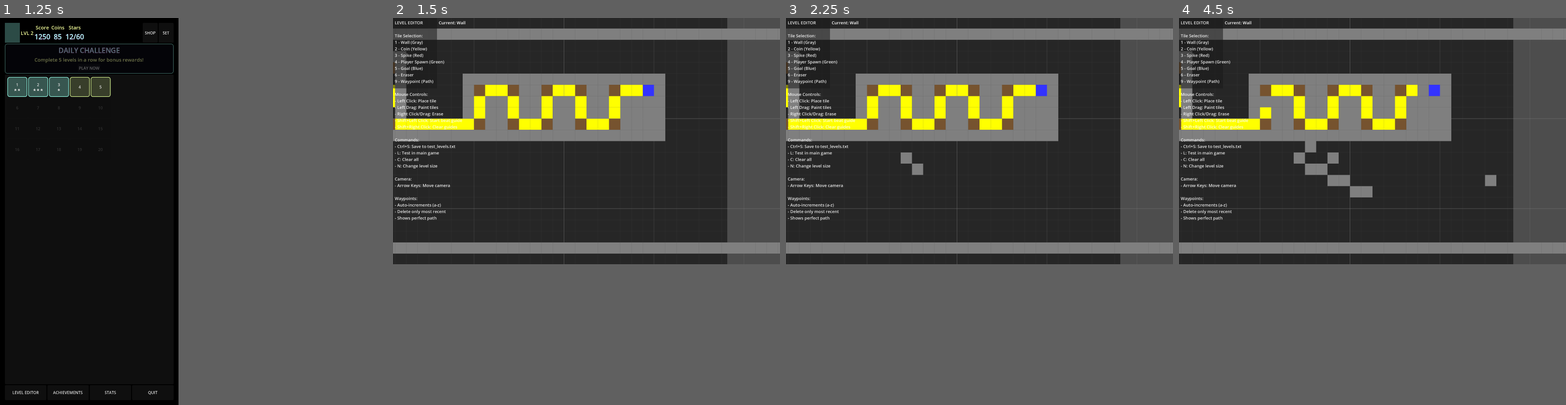
Above: before the commit, frames 1-4 (left to right).
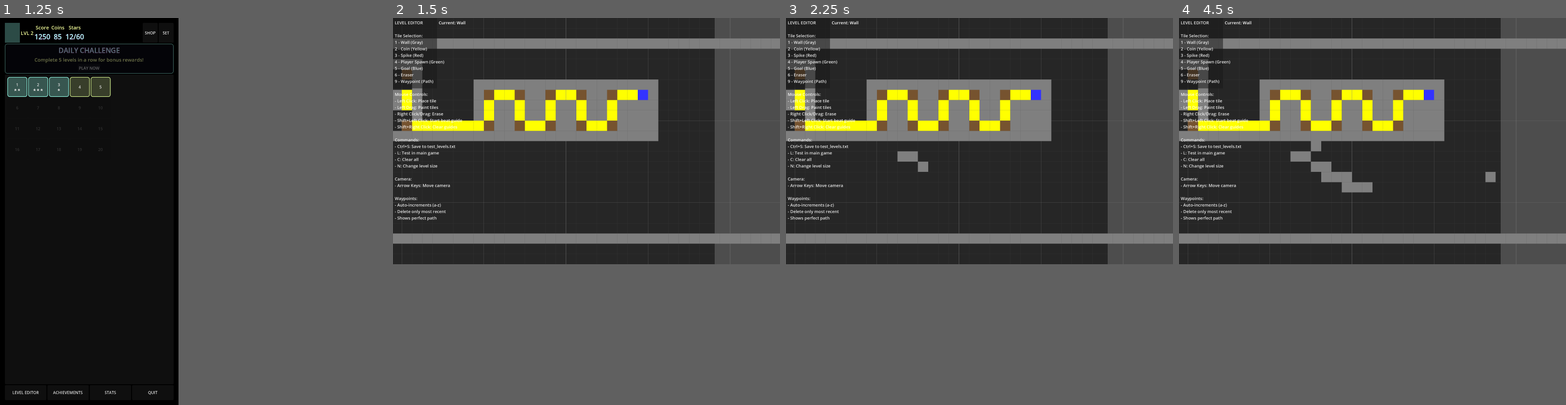
Above: after the commit, the same moments.

Repository: rubiconRiver/tomb-of-the-mask-clone
Game: Godot game, scene res://scenes/TestStart.tscn
Same seed, same stepped clock (60 frames per second), same inputs: the game is played once before the commit and once after it.
Inputs (mouse positions are in pixels of both pictures, inside the frame that each line leads up to):
- Up to frame 1 (1.25 s): tap Enter at 0.5 s; move the mouse to (127, 192) at 0.52 s; hold Right from 0.53 s (still down); hold M from 0.53 s (still down); click (127, 192) at 0.67 s
- Up to frame 2 (1.5 s): release Right at 1.25 s; release M at 1.25 s; click "LEVEL EDITOR" at 1.25 s
- Up to frame 3 (2.25 s): tap Space at 2 s; drag from (840, 230) to (867, 288) at 2.02 s
- Up to frame 4 (4.5 s): tap Enter at 2.75, 4.25 s; move the mouse to (1287, 126) at 2.77 s; hold Right 2.78-3.5 s; tap T at 2.85 s; click (1287, 126) at 2.92 s; tap Space at 3.5 s; drag from (1260, 288) to (1213, 153) at 3.52 s; move the mouse to (1322, 269) at 4.27 s; hold Left from 4.28 s (still down); tap G at 4.35 s; click (1322, 269) at 4.42 s

Frame 1 is identical in both runs. In frame 2, 16% of the frame differs, in the area x 0-100%, y 0-64%; in frame 3, 17%; in frame 4, 17%.

Commit message:
Fix level editor zoom and waypoint management
- Add automatic camera zoom to fit entire level on screen with padding
- Implement waypoint deletion and replacement at any position
- Add rebuild_waypoint_sequence() to maintain proper letter ordering
- Enhance waypoint placement logic for seamless editing workflow

🤖 Generated with [Claude Code](https://claude.ai/code)

Co-Authored-By: Claude <noreply@anthropic.com>

Diff:
--- a/scripts/tools/LevelEditor.gd
+++ b/scripts/tools/LevelEditor.gd
@@ -128,6 +128,21 @@
 	camera.position = Vector2(level_width * GRID_SIZE / 2, level_height * GRID_SIZE / 2)
 	add_child(camera)
 	camera.make_current()
+
+	# Calculate zoom to fit entire level on screen
+	var window_size = get_window().size
+	var level_size = Vector2(level_width * GRID_SIZE, level_height * GRID_SIZE)
+
+	# Add padding (20% border)
+	var padding_factor = 1.2
+	var zoom_x = window_size.x / (level_size.x * padding_factor)
+	var zoom_y = window_size.y / (level_size.y * padding_factor)
+
+	# Use the smaller zoom factor to ensure entire level fits
+	var zoom_factor = min(zoom_x, zoom_y)
+	camera.zoom = Vector2(zoom_factor, zoom_factor)
+
+	print("[LevelEditor] Camera zoom set to: ", zoom_factor, " to fit level size: ", level_size)
 
 func setup_file_dialog():
 	# We won't use FileDialog, just append to a fixed file
@@ -319,13 +334,13 @@
 		# Erase tile - also remove waypoint if present
 		tilemap.set_cell(0, grid_pos, -1)
 		if grid_pos in waypoints:
-			remove_waypoint(grid_pos)
+			remove_waypoint_at_position(grid_pos)  # Use new function for erasers too
 	elif tile_type == TileType.WAYPOINT:
 		# Handle waypoint placement
 		if grid_pos in waypoints:
-			# Already has a waypoint, remove it
+			# Already has a waypoint, remove it and allow replacement
 			var letter = waypoints[grid_pos]
-			remove_waypoint(grid_pos)
+			remove_waypoint_at_position(grid_pos)  # New function for position-specific removal
 			tilemap.set_cell(0, grid_pos, -1)  # Remove the tile
 			print("Removed waypoint '", letter, "' at ", grid_pos)
 			return
@@ -393,28 +408,46 @@
 	var letter = waypoints[grid_pos]
 	var index = waypoint_order.find(grid_pos)
 
-	# Only allow removing the most recent waypoint
+	# Only allow removing the most recent waypoint (for keyboard usage)
 	if index == waypoint_order.size() - 1:
-		waypoints.erase(grid_pos)
-		waypoint_order.remove_at(index)
-
-		# Roll back to previous letter
-		if waypoint_order.size() == 0:
-			next_waypoint_letter = 'a'
-		else:
-			# Get the last waypoint's letter and advance from there
-			var last_pos = waypoint_order[-1]
-			var last_letter = waypoints[last_pos]
-			var next_char_code = last_letter.unicode_at(0) + 1
-			if next_char_code <= 'z'.unicode_at(0):
-				next_waypoint_letter = char(next_char_code)
-			else:
-				next_waypoint_letter = 'z'  # Cap at 'z'
-
-		update_current_tile_display()
-		queue_redraw()
+		remove_waypoint_at_position(grid_pos)
 	else:
 		print("Can only remove the most recent waypoint (currently '%s')" % [waypoints[waypoint_order[-1]]])
+
+func remove_waypoint_at_position(grid_pos: Vector2i):
+	# New function: Remove waypoint at any position and rebuild sequence
+	if not grid_pos in waypoints:
+		return
+
+	var letter = waypoints[grid_pos]
+	var index = waypoint_order.find(grid_pos)
+
+	# Remove the waypoint
+	waypoints.erase(grid_pos)
+	waypoint_order.remove_at(index)
+
+	# Rebuild the waypoint letter sequence to maintain order
+	rebuild_waypoint_sequence()
+
+	update_current_tile_display()
+	queue_redraw()
+	print("Removed waypoint '", letter, "' and rebuilt sequence")
+
+func rebuild_waypoint_sequence():
+	# Rebuild waypoint letters to be sequential (a, b, c, etc.)
+	var new_waypoints = {}
+	var current_letter = 'a'
+
+	for pos in waypoint_order:
+		new_waypoints[pos] = current_letter
+		var next_char_code = current_letter.unicode_at(0) + 1
+		if next_char_code <= 'z'.unicode_at(0):
+			current_letter = char(next_char_code)
+		else:
+			current_letter = 'z'  # Cap at 'z'
+
+	waypoints = new_waypoints
+	next_waypoint_letter = current_letter
 
 func _draw():
 	# Draw waypoint path
Not shown: 1 places in scenes/TestStart.tscn that only renumber resources
Not shown: 1 places in scenes/ui/LevelButton.tscn that only renumber resources
Not shown: 1 places in scenes/ui/MobileControls.tscn that only renumber resources
Not shown: 1 places in scenes/ui/MobileEditorToolbar.tscn that only renumber resources
Not shown, added: scripts/MainMenuManager.gd.uid
Not shown, added: scripts/singletons/GameData.gd.uid
Not shown, added: scripts/ui/LevelButton.gd.uid
Not shown, added: scripts/ui/MobileControls.gd.uid
Not shown, added: scripts/ui/MobileEditorToolbar.gd.uid
Not shown, added: scripts/utils/HapticFeedback.gd.uid
Not shown, added: test_menu.gd.uid
